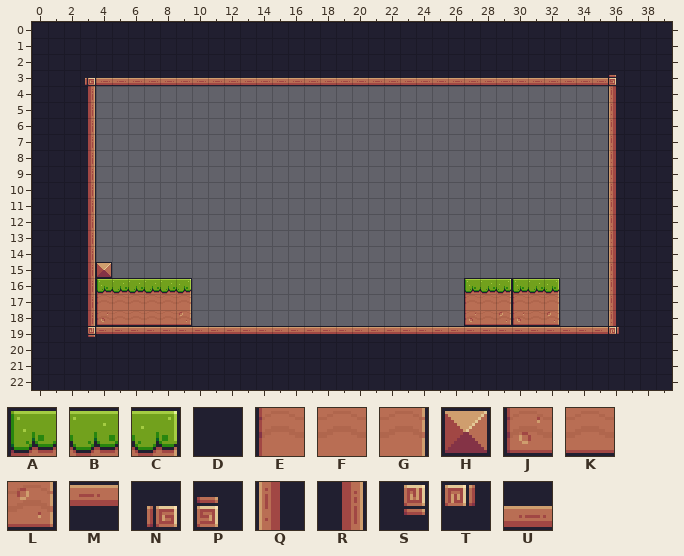
One commit to this Tiled map: assets/tiles/Level-01.tmx. The picture above was drawn from the file before the commit.
Cells are 16x16 px. Shown: x 0..39, y 0..22.
Key: from "Pixel Adventure": A 6, B 7, C 8, D 23, E 28, F 29, G 30, H 34, J 50, K 51, L 52, M 89, N 91, P 92, Q 110, R 112, S 113, T 114, U 133.
_ is an empty cell.
Layer "Background" before, first column x 0:
 0 DDDDDDDDDDDDDDDDDDDDDDDDDDDDDDDDDDDDDDDD
 1 DDDDDDDDDDDDDDDDDDDDDDDDDDDDDDDDDDDDDDDD
 2 DDDDDDDDDDDDDDDDDDDDDDDDDDDDDDDDDDDDDDDD
 3 DDDNUUUUUUUUUUUUUUUUUUUUUUUUUUUUUUUUPDDD
 4 DDDR________________________________QDDD
 5 DDDR________________________________QDDD
 6 DDDR________________________________QDDD
 7 DDDR________________________________QDDD
 8 DDDR________________________________QDDD
 9 DDDR________________________________QDDD
10 DDDR________________________________QDDD
11 DDDR________________________________QDDD
12 DDDR________________________________QDDD
13 DDDR________________________________QDDD
14 DDDR________________________________QDDD
15 DDDRH_______________________________QDDD
16 DDDRABBBBC_________________ABCABC___QDDD
17 DDDREFFFFG_________________EFGEFG___QDDD
18 DDDRJKKKKL_________________JKLJKL___QDDD
19 DDDSMMMMMMMMMMMMMMMMMMMMMMMMMMMMMMMMTDDD
20 DDDDDDDDDDDDDDDDDDDDDDDDDDDDDDDDDDDDDDDD
21 DDDDDDDDDDDDDDDDDDDDDDDDDDDDDDDDDDDDDDDD
22 DDDDDDDDDDDDDDDDDDDDDDDDDDDDDDDDDDDDDDDD
After:
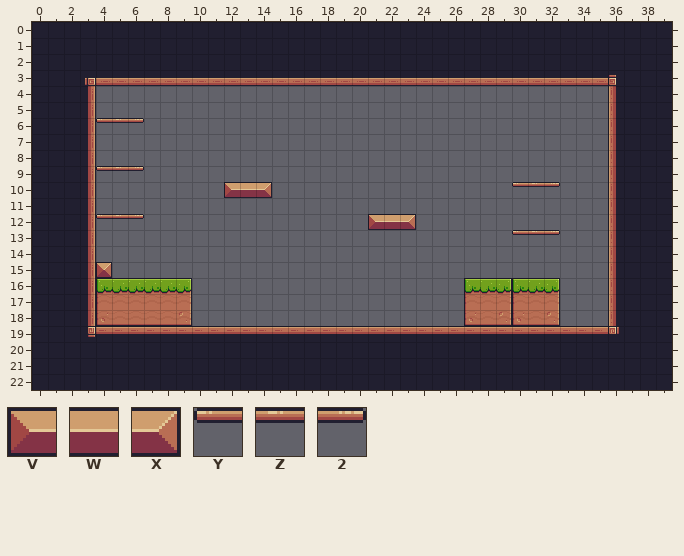
Further tiles: from "Pixel Adventure": V 12, W 13, X 14, Y 39, Z 40, 2 41.
The edit:
Changed rows in their new state; . is an unchanged cell.
Layer "Background":
first column x 4:
 6 YZ2..........................
 9 YZ2..........................
10 ........VWX...............YZ2
12 YZ2..............VWX.........
13 ..........................YZ2
Changed places in both pictures, as pixel boxes (x1, y1, x2, y2):
added: (96, 118, 144, 123)
added: (96, 166, 144, 171)
added: (224, 182, 272, 198)
added: (512, 182, 560, 187)
added: (96, 214, 144, 219)
added: (368, 214, 416, 230)
added: (512, 230, 560, 235)
